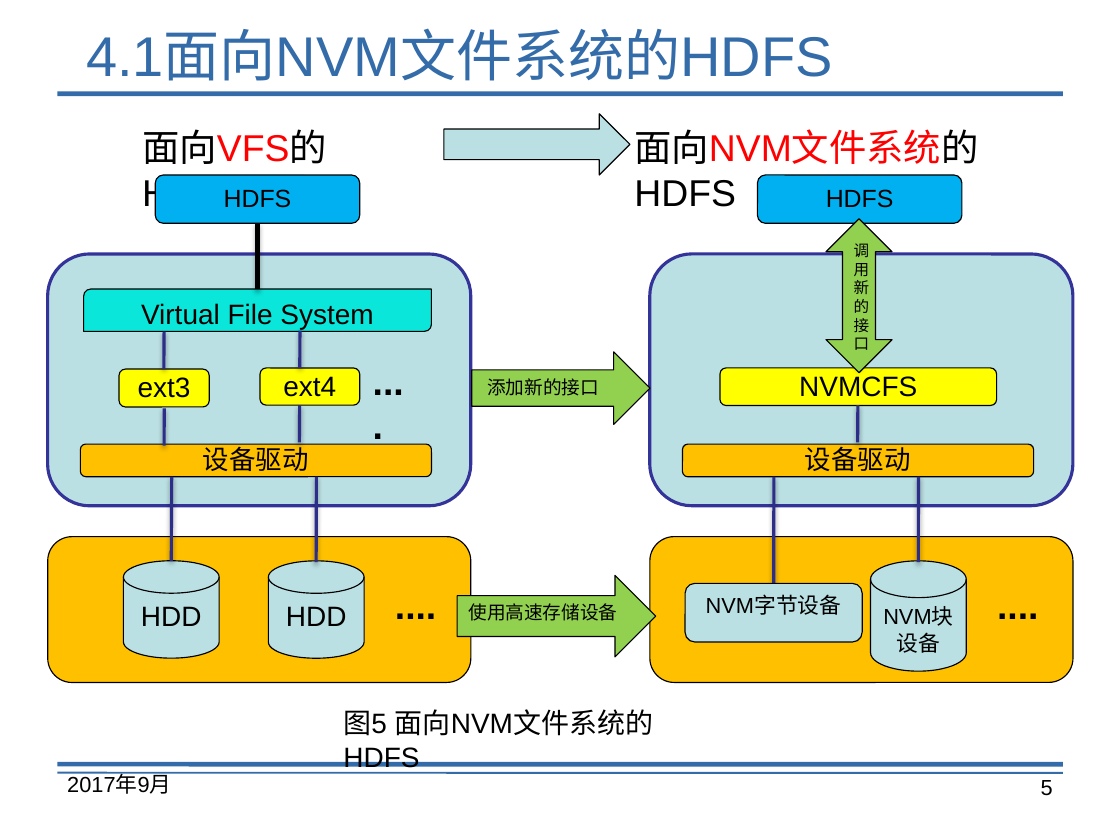
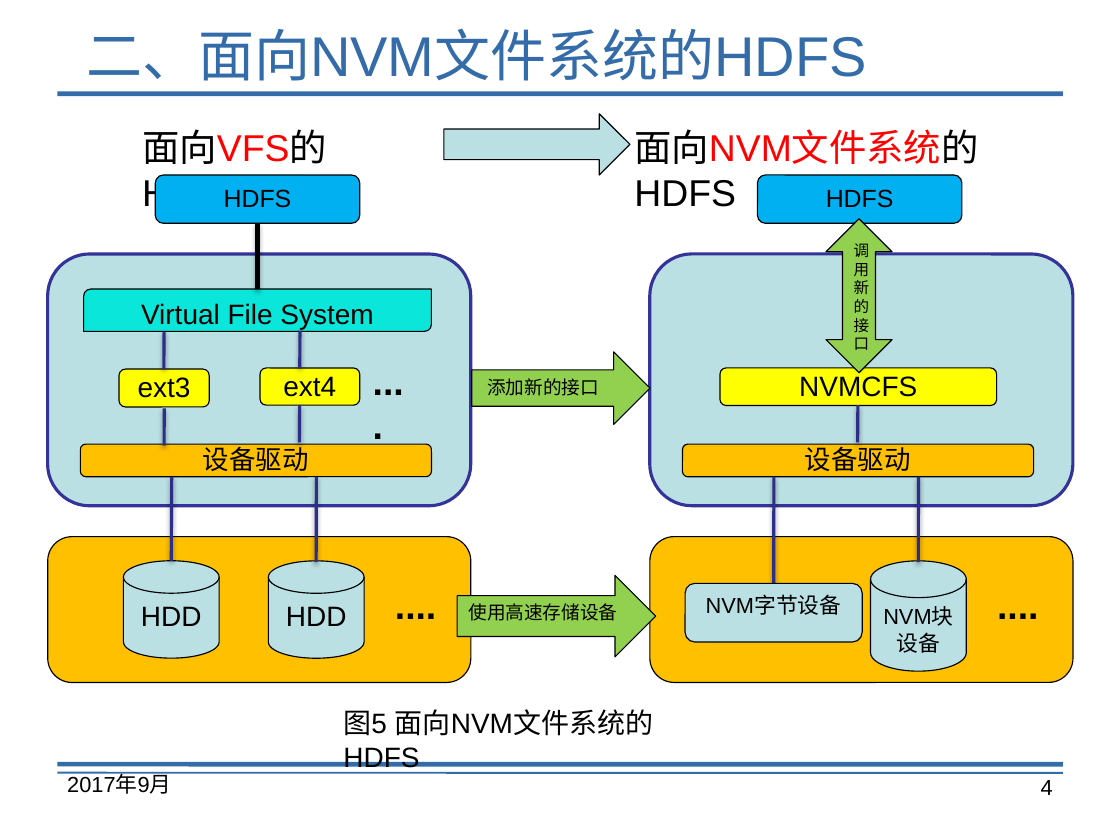
Before and after one commit to lis7fire/longhubang, a slide deck: slide 4 of 实验总结.pptx (slide 5 before the commit). Drawn at 1120x840 pixels with LibreOffice and Linux fonts; fonts in the diff are those of the drawing. Boxes give left, top, right and bottom in pixels: in the first picture for what was removed or moved away, otherwise in the second. Text is boxed around its words. In the diff, an @@ line names an element or a change of style, - is before the commit and + after.

```diff
--- a/实验总结.pptx
+++ b/实验总结.pptx
@@ title at (86, 28, 978, 164): text changed @@
-4.1面向NVM文件系统的HDFS
+二、面向NVM文件系统的HDFS
@@ page number at (1041, 780, 1053, 795): text changed @@
-5
+4
```
Also in this commit, not shown: 6 other slides changed, 6 slides added, 3 slides removed, 2 other files.
